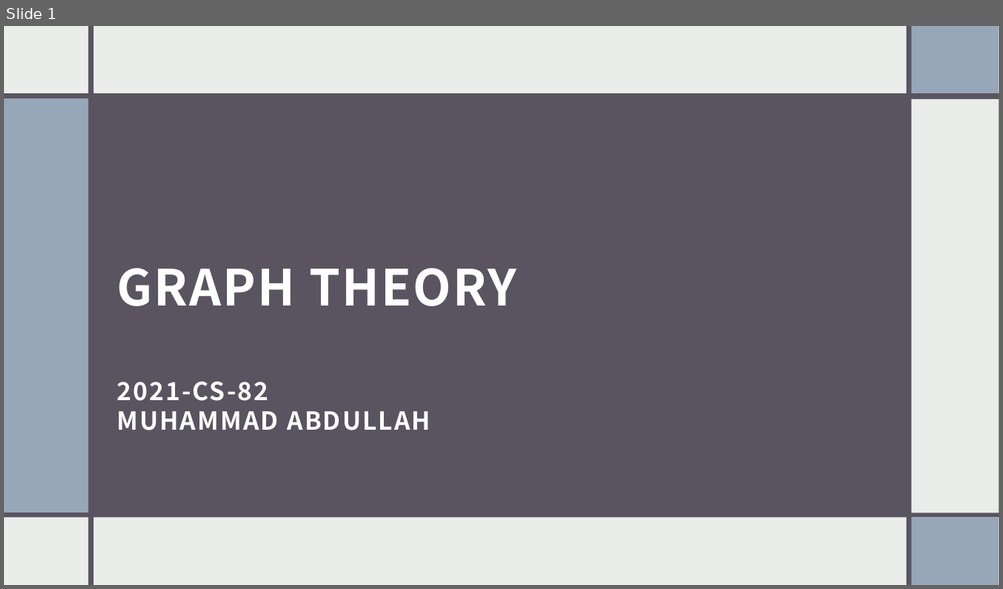
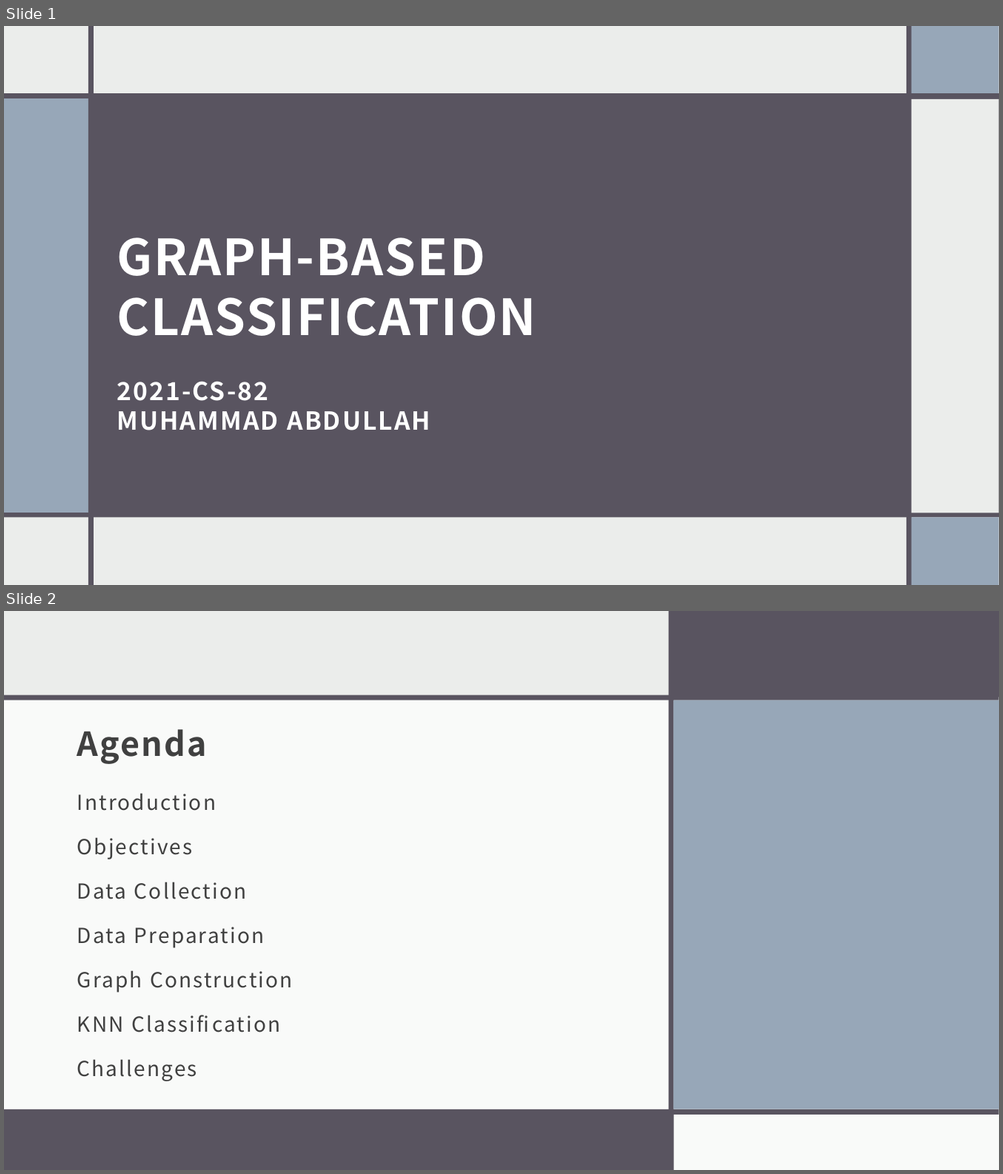
Before and after one commit to muhammadabdullah660/Graph-Based-Classification, a slide deck: Slides.pptx. Shown one above the other, each under a label of ours: slide 1 before the commit, slides 1 and 2 after it. The pictures are 1003x589 and 1003x1174 pixels, drawn with LibreOffice and Linux fonts; fonts in the diff are those of the drawing. Boxes give left, top, right and bottom in pixels: in the first picture for what was removed or moved away, otherwise in the second. Text is boxed around its words. In the diff, an @@ line names an element or a change of style, - is before the commit and + after.

```diff
--- a/Slides.pptx
+++ b/Slides.pptx
@@ slide 2 added at (4,611,999,1170), background #EBEDEB @@
@@ rectangle added at (4,611,999,1170), fill #EBEDEB @@
@@ rectangle added at (384,612,389,1170), fill #595460 @@
@@ rectangle added at (389,611,999,1170), fill #FFFFFF at 75% opacity @@
@@ rectangle added at (668,611,673,1170), fill #595460 @@
@@ rectangle added at (671,611,999,698), fill #595460 @@
@@ rectangle added at (4,695,999,701), fill #595460 @@
@@ rectangle added at (4,701,672,1111), fill #FFFFFF at 75% opacity @@
@@ rectangle added at (673,701,999,1111), fill #97A7B8 @@
@@ title added at (77,729,207,764), 32 pt, text #404040, bold @@
+Agenda
@@ text added at (77,793,292,1082), 20 pt, text #404040 @@
+Introduction
+Objectives
+Data Collection
+Data Preparation
+Graph Construction
+KNN Classification
+Challenges
@@ rectangle added at (4,1113,669,1170), fill #595460 @@
@@ rectangle added at (4,1110,999,1115), fill #595460 @@
@@ rectangle added at (673,1114,999,1170), fill #FFFFFF at 75% opacity @@
@@ slide 1 changed as well @@
@@ title at (117,238,537,336): text changed @@
-GRAPH THEORY
+GRAPH-BASED CLASSIFICATION
```
Also in this commit, not shown: 1 other slide changed, 7 other slides added, 11 slides removed, 5 other files.
